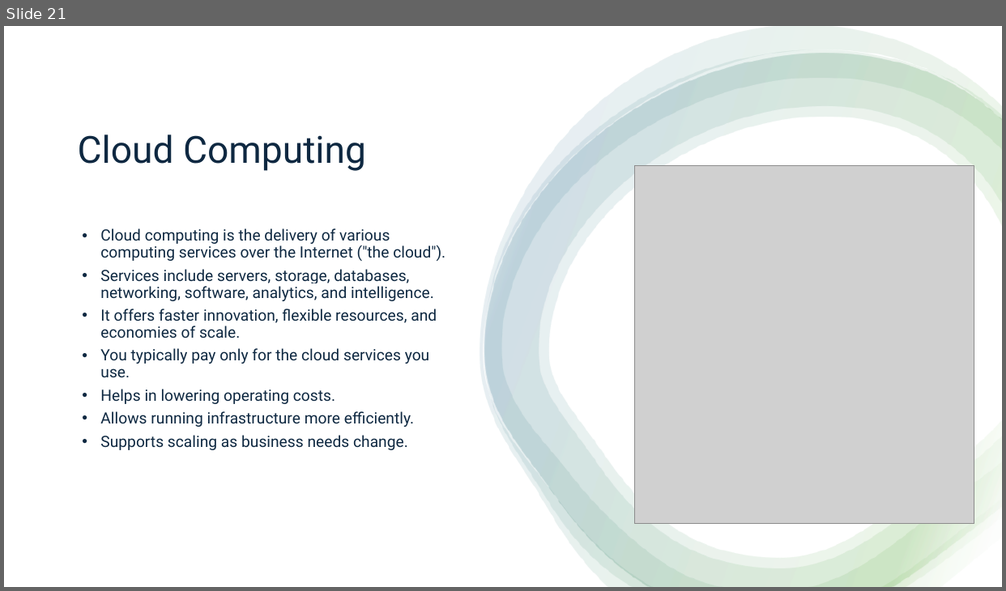
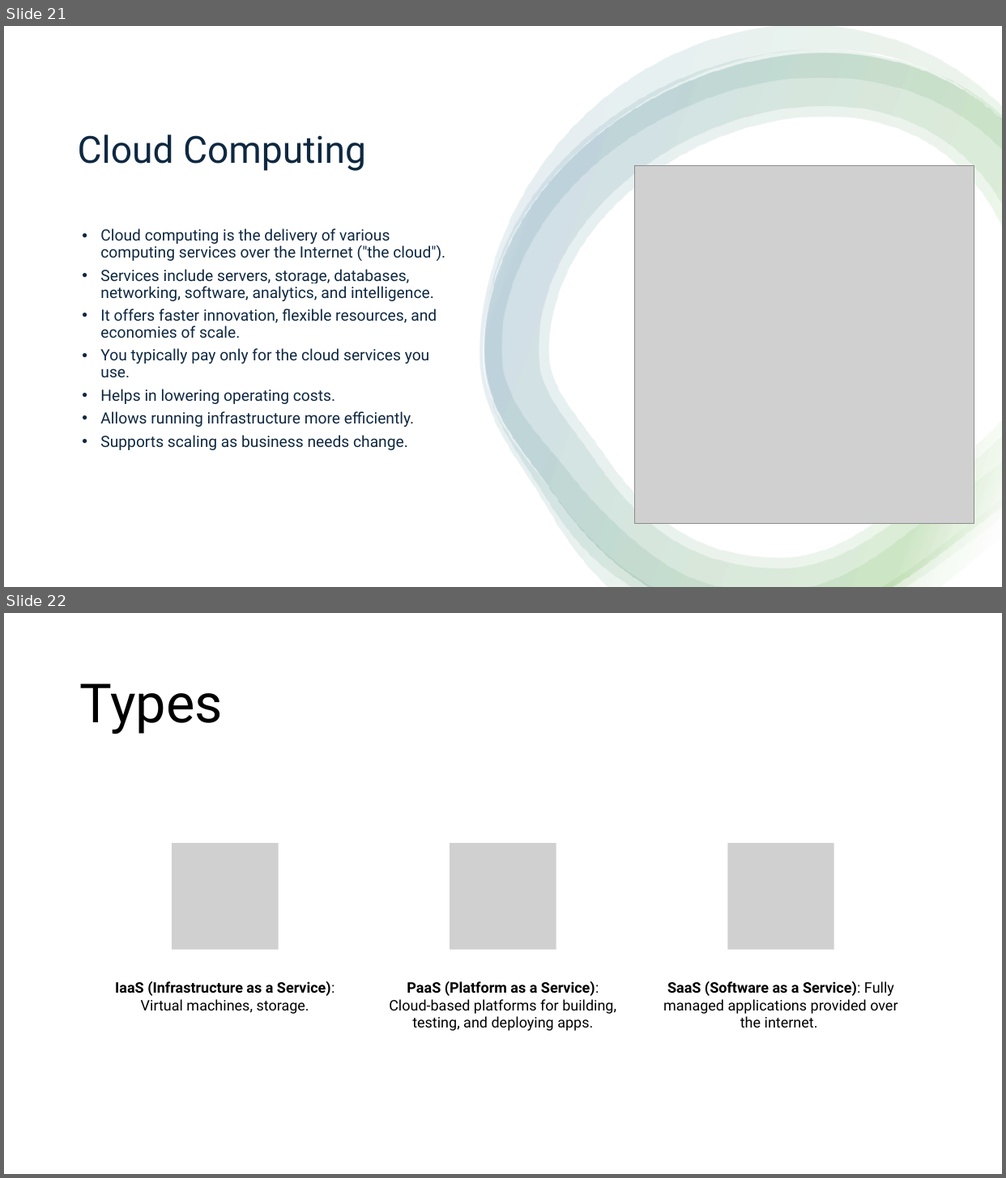
Before and after one commit to aprabhat/spring_boot_microservice, a slide deck: spring_boot.pptx. Shown one above the other, each under a label of ours: slide 21 before the commit, slides 21 and 22 after it. The pictures are 1006x591 and 1006x1178 pixels, drawn with LibreOffice and Linux fonts; fonts in the diff are those of the drawing; grey boxes stand for pictures. Boxes give left, top, right and bottom in pixels: in the first picture for what was removed or moved away, otherwise in the second. Text is boxed around its words. In the diff, an @@ line names an element or a change of style, - is before the commit and + after.

```diff
--- a/spring_boot.pptx
+++ b/spring_boot.pptx
@@ slide 22 added at <box>4,613,1002,1174</box>, background #FFFFFF @@
@@ title added at <box>80,683,223,735</box>, 52 pt, text #000000 @@
+Types
@@ group added at <box>115,844,897,1031</box>: 3 pictures, 3 texts @@
+IaaS (Infrastructure as a Service): Virtual machines, storage.
+PaaS (Platform as a Service): Cloud-based platforms for building, testing, and deploying apps.
+SaaS (Software as a Service): Fully managed applications provided over the internet.
```
Also in this commit, not shown: 3 other slides added.
